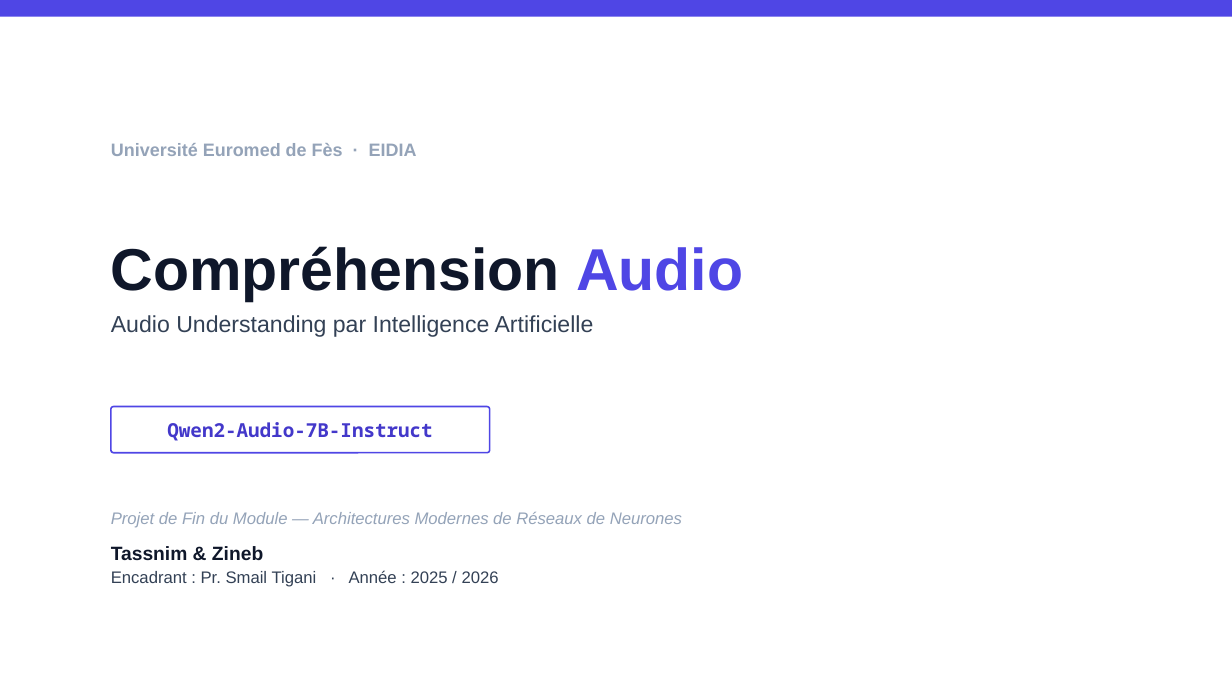
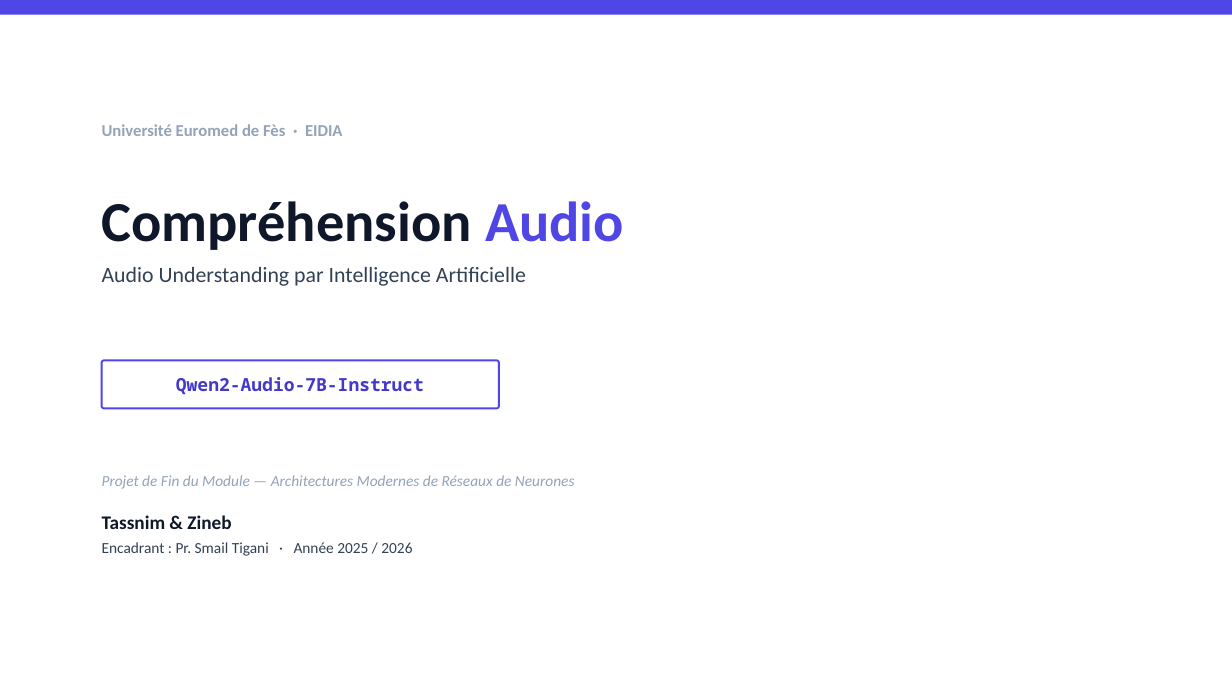
Before and after one commit to mouadelhaddad/Tasnim, a slide deck: slide 1 of presentation/presentation.pptx. Drawn at 1232x693 pixels with LibreOffice and Linux fonts; fonts in the diff are those of the drawing. Boxes give left, top, right and bottom in pixels: in the first picture for what was removed or moved away, otherwise in the second. Text is boxed around its words. In the diff, an @@ line names an element or a change of style, - is before the commit and + after.

```diff
--- a/presentation/presentation.pptx
+++ b/presentation/presentation.pptx
@@ text "Université Euromed de Fès · ...": place and size @@
-text "Université Euromed de Fès · ..." at box(111, 143, 417, 156)
+text "Université Euromed de Fès · ..." at box(102, 124, 343, 136)
@@ text "Université Euromed de Fès · ..." at box(102, 124, 343, 136): size 14 to 13 pt, font Arial to Calibri @@
@@ text "Compréhension Audio": place and size @@
-text "Compréhension Audio" at box(111, 246, 743, 337)
+text "Compréhension Audio" at box(102, 201, 624, 286)
@@ text "Compréhension Audio" at box(102, 201, 624, 286): size 46 to 44 pt in "Compréhension Audio"; font Arial to Calibri; size 18 to 17 pt in "Audio Understanding par Intelligence Artificielle" @@
@@ rounded rectangle "Qwen2-Audio-7B-Instruct": place and size @@
-rounded rectangle "Qwen2-Audio-7B-Instruct" at box(111, 407, 490, 453)
+rounded rectangle "Qwen2-Audio-7B-Instruct" at box(102, 360, 499, 409)
@@ rounded rectangle "Qwen2-Audio-7B-Instruct" at box(102, 360, 499, 409): size 15 to 14 pt; outline #4F46E5 1.25 pt to #4F46E5 1.5 pt; proportions changed @@
@@ text at box(102, 475, 575, 529): size 13 to 12 pt in "Projet de Fin du Module — Architectures ..."; font Arial to Calibri in "Projet de Fin du Module — Architectures ...", "Tassnim & Zineb"; more space between paragraphs @@
@@ text "Projet de Fin du Module ...": place and size @@
-text "Projet de Fin du Module ..." at box(111, 512, 682, 587)
+text "Projet de Fin du Module ..." at box(102, 475, 575, 556)
@@ text at box(102, 542, 412, 556): text changed; size 13 to 12 pt; font Arial to Calibri @@
-Encadrant : Pr. Smail Tigani · Année : 2025 / 2026
+Encadrant : Pr. Smail Tigani · Année 2025 / 2026
```
Also in this commit, not shown: 10 other slides changed, 1 other file.
